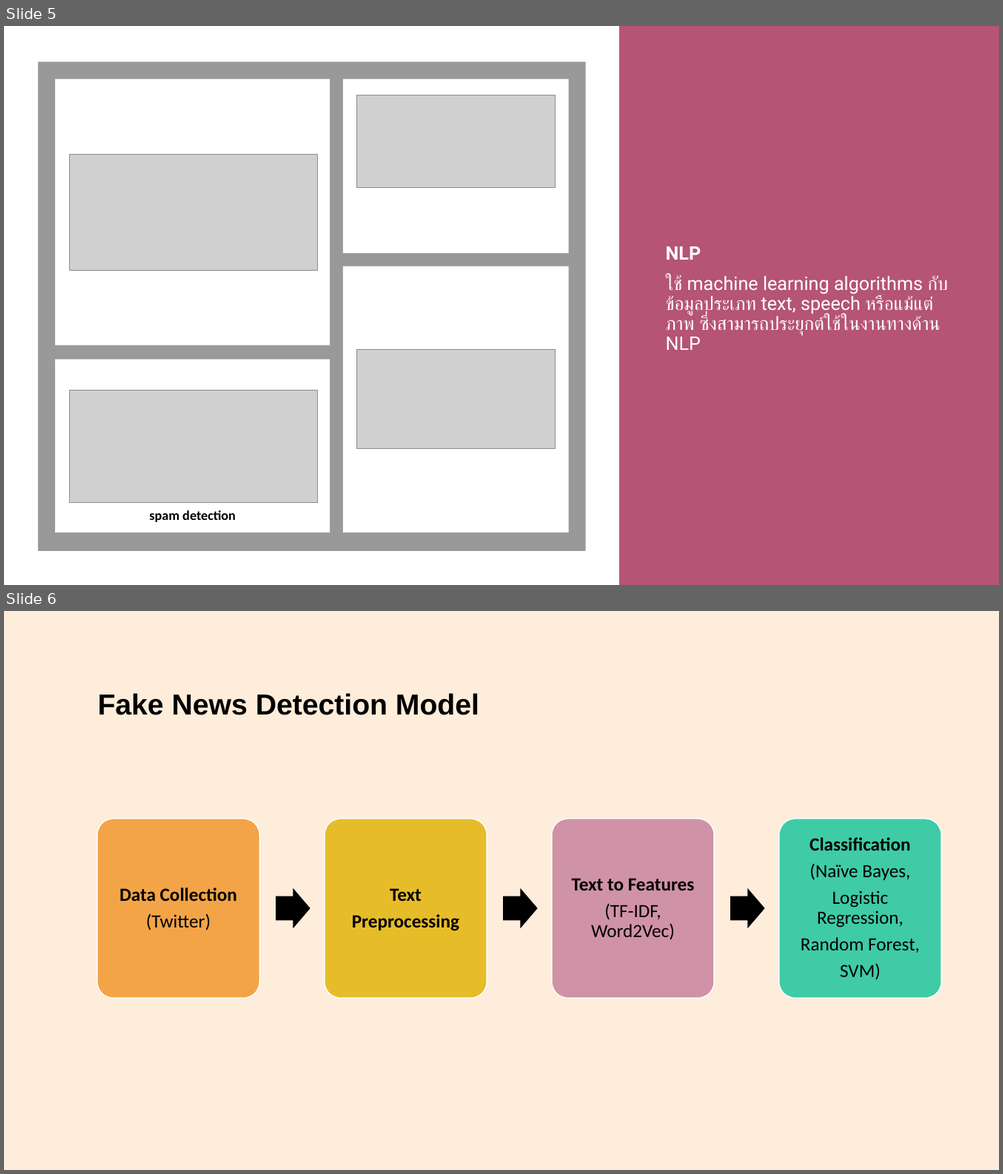
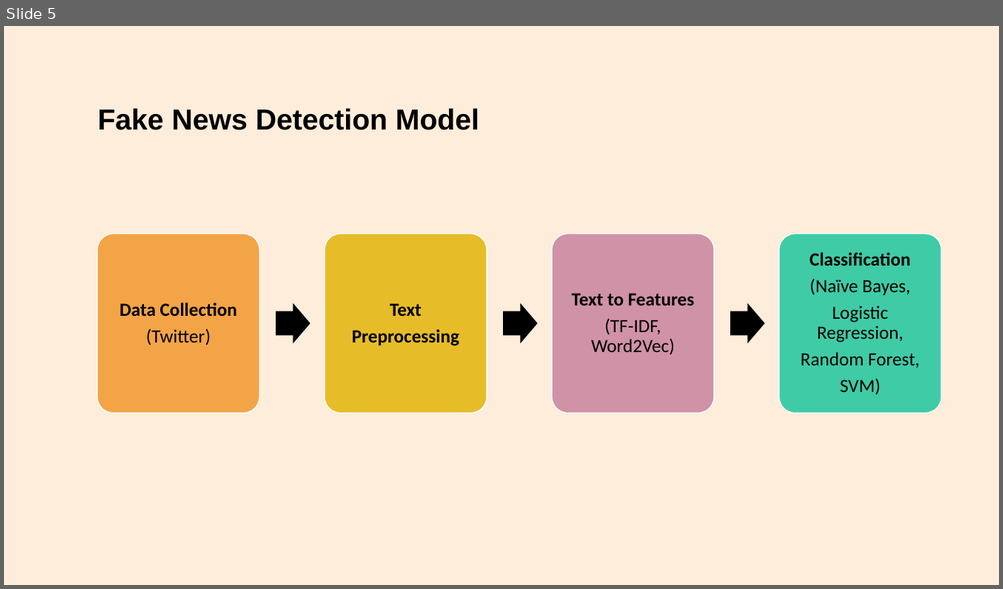
Before and after one commit to SpriteKitz/FakeNewsProject, a slide deck: Doc/Detection Fake News with NLP model.pptx. Shown one above the other, each under a label of ours: slides 5 and 6 before the commit, slide 5 after it. The pictures are 1003x1174 and 1003x589 pixels, drawn with LibreOffice and Linux fonts; fonts in the diff are those of the drawing; grey boxes stand for pictures. Boxes give left, top, right and bottom in pixels: in the first picture for what was removed or moved away, otherwise in the second. Text is boxed around its words. In the diff, an @@ line names an element or a change of style, - is before the commit and + after.

```diff
--- a/Doc/Detection Fake News with NLP model.pptx
+++ b/Doc/Detection Fake News with NLP model.pptx
@@ slide 5 removed at bbox=[4, 26, 999, 585], background #B55475 @@
@@ rectangle removed at bbox=[4, 26, 619, 585] @@
@@ rectangle removed at bbox=[38, 62, 586, 551] @@
@@ rectangle removed at bbox=[55, 79, 330, 346] @@
@@ rectangle removed at bbox=[343, 79, 568, 254] @@
@@ picture removed at bbox=[357, 96, 555, 188] @@
@@ picture removed at bbox=[69, 154, 317, 271] @@
@@ text removed at bbox=[666, 247, 948, 350] @@
-NLP
-ใช้ machine learning algorithms กับข้อมูลประเภท text, speech หรือแม้แต่ภาพ ซึ่งสามารถประยุกต์ใช้ในงานทางด้าน NLP
@@ rectangle removed at bbox=[343, 266, 568, 533] @@
@@ picture removed at bbox=[357, 350, 555, 449] @@
@@ rectangle removed at bbox=[55, 360, 330, 533] @@
@@ picture removed at bbox=[69, 391, 317, 503] @@
@@ text removed at bbox=[149, 511, 236, 523] @@
-spam detection
@@ what was slide 6 is now slide 5 @@
```
Also in this commit, not shown: 2 slides changed.
